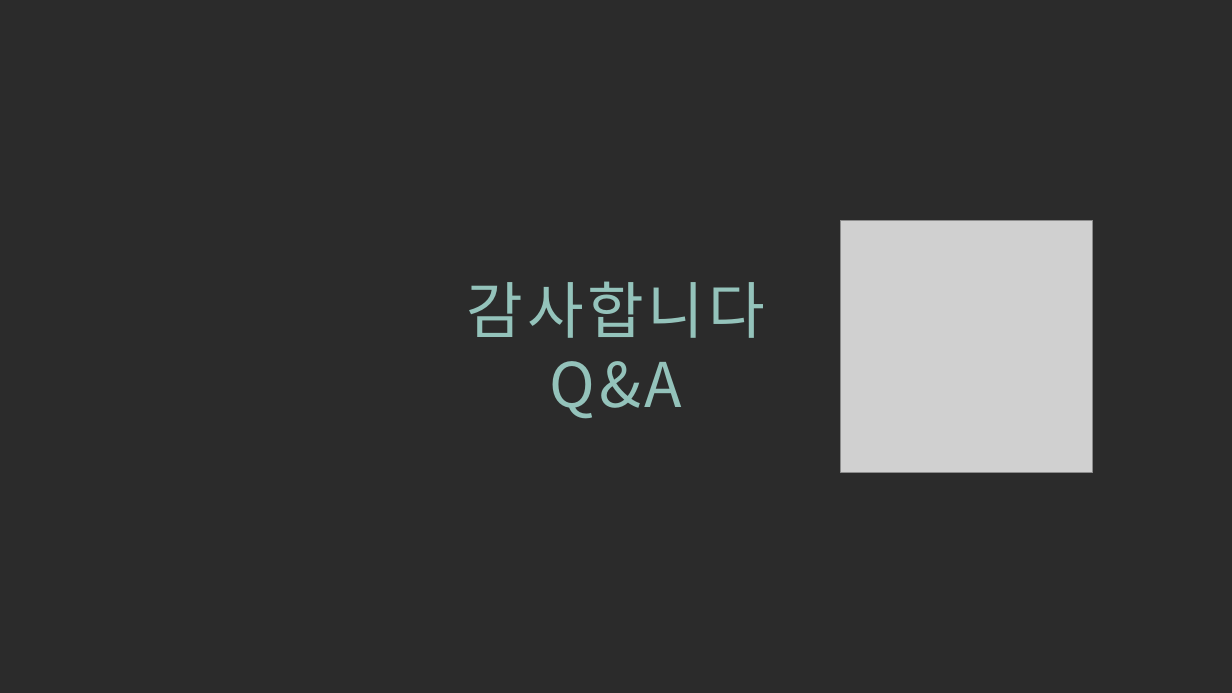
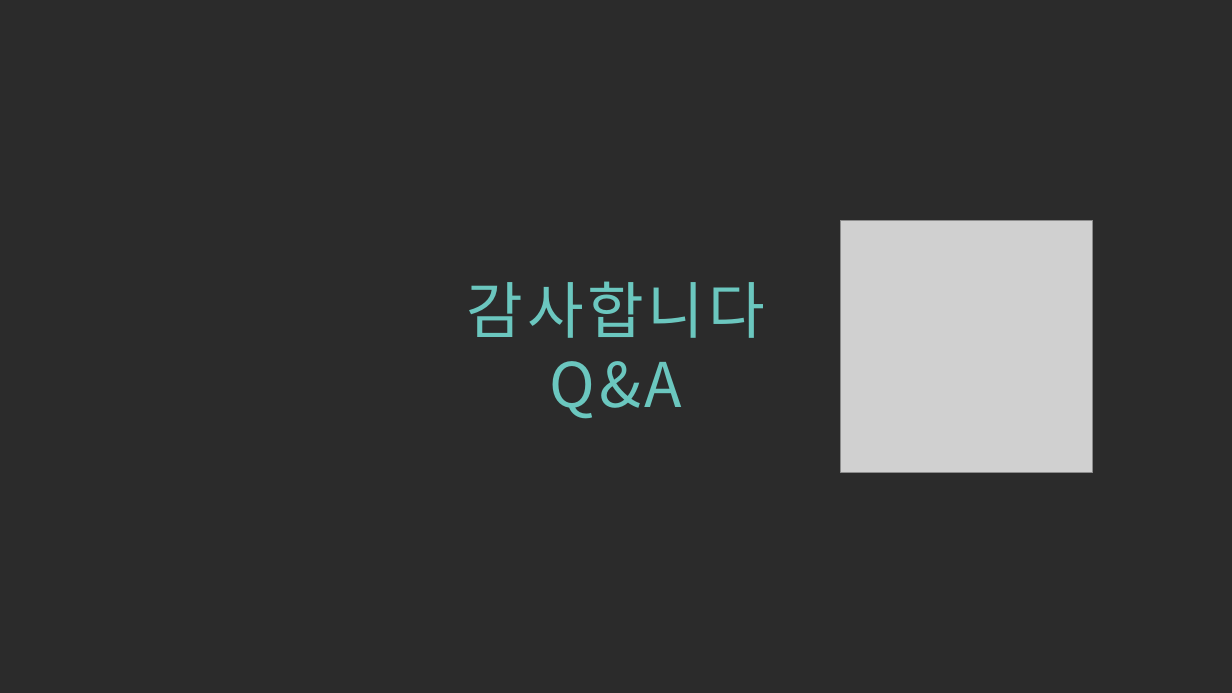
Before and after one commit to Team-Achi/Docs, a slide deck: slide 16 of PPT/캡스톤디자인_9주차_중간데모_발표자료_5조.pptx. Drawn at 1232x693 pixels with LibreOffice and Linux fonts; fonts in the diff are those of the drawing; grey boxes stand for pictures; background and template pictures are left out; a plain dark background stands for a picture behind light text. Boxes give left, top, right and bottom in pixels: in the first picture for what was removed or moved away, otherwise in the second. Text is boxed around its words. In the diff, an @@ line names an element or a change of style, - is before the commit and + after.

```diff
--- a/PPT/캡스톤디자인_9주차_중간데모_발표자료_5조.pptx
+++ b/PPT/캡스톤디자인_9주차_중간데모_발표자료_5조.pptx
@@ text "감사합니다" at [467, 281, 766, 419]: text colour #94C3BB to #6BC7BF @@
```
Also in this commit, not shown: 12 other slides changed.
